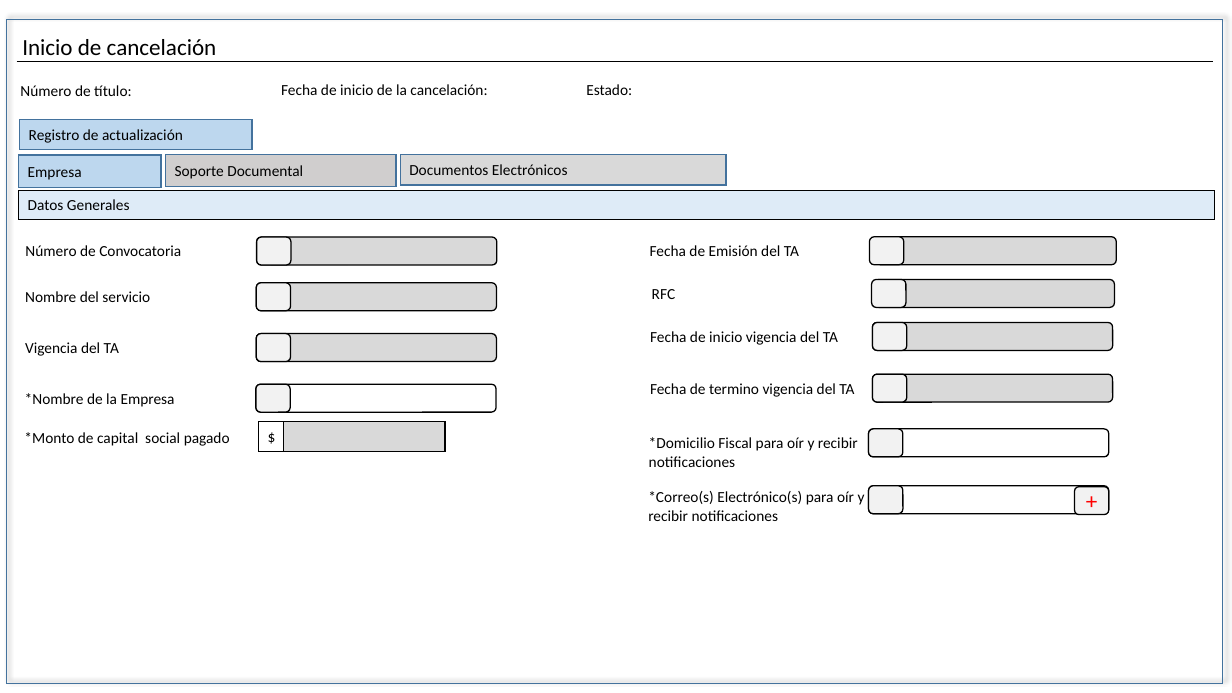
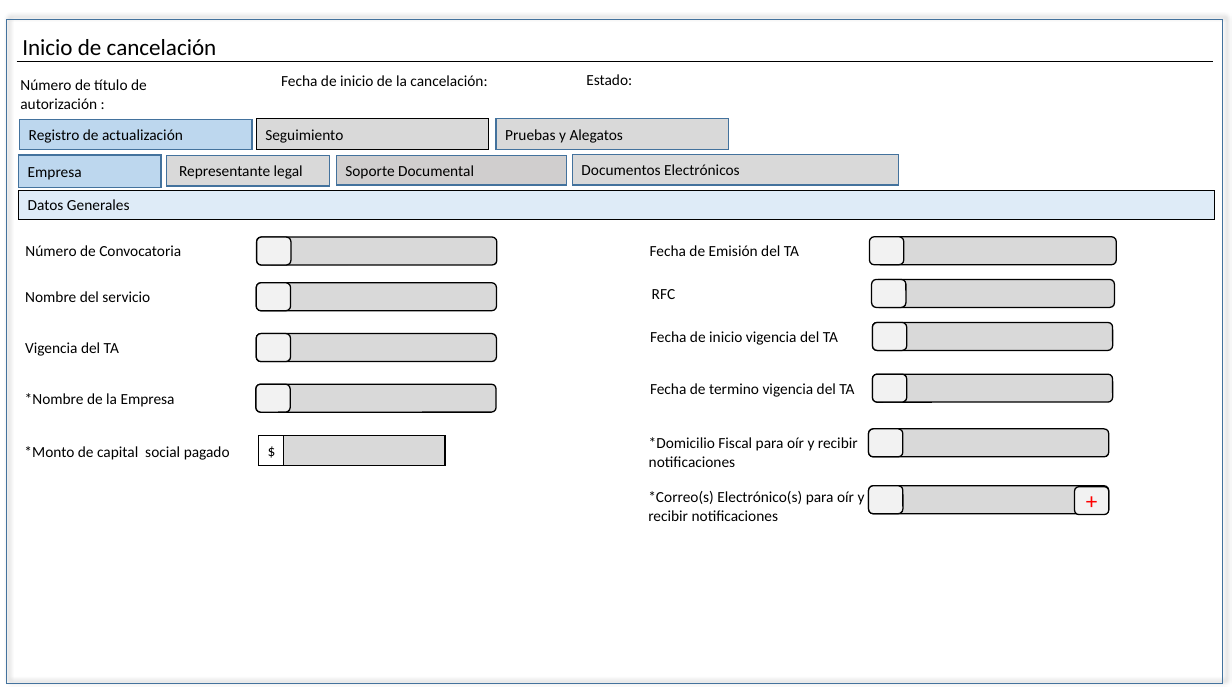
Before and after one commit to EDDIE83/Documentos, a slide deck: slide 9 of TAF 092019/Cancelación.pptx (slide 8 before the commit). Drawn at 1232x693 pixels with LibreOffice and Linux fonts; fonts in the diff are those of the drawing. Boxes give left, top, right and bottom in pixels: in the first picture for what was removed or moved away, otherwise in the second. Text is boxed around its words. In the diff, an @@ line names an element or a change of style, - is before the commit and + after.

```diff
--- a/TAF 092019/Cancelación.pptx
+++ b/TAF 092019/Cancelación.pptx
@@ text at box(20, 79, 147, 109): text changed @@
-Número de título:
+Número de título de autorización :
@@ text "Fecha de inicio de la ...": place and size @@
-text "Fecha de inicio de la ..." at box(281, 84, 487, 95)
+text "Fecha de inicio de la ..." at box(281, 75, 487, 86)
@@ text "Estado:": place and size @@
-text "Estado:" at box(586, 84, 632, 95)
+text "Estado:" at box(586, 74, 632, 85)
@@ rectangle added at box(256, 118, 488, 149), fill #D9D9D9, outline #000000 1 pt, 12 pt, text #000000 @@
+Seguimiento
@@ rectangle added at box(496, 118, 728, 149), fill #D9D9D9, outline #43739E 1 pt, 12 pt, text #000000 @@
+Pruebas y Alegatos
@@ rectangle added at box(166, 155, 330, 186), fill #D9D9D9, outline #43739E 1 pt, 12 pt, text #000000 @@
+Representante legal
@@ rectangle "Soporte Documental": place and size @@
-rectangle "Soporte Documental" at box(165, 154, 396, 186)
+rectangle "Soporte Documental" at box(336, 156, 567, 186)
@@ rectangle "Documentos Electrónicos": place and size @@
-rectangle "Documentos Electrónicos" at box(400, 154, 726, 185)
+rectangle "Documentos Electrónicos" at box(573, 154, 899, 185)
@@ 2 rectangles, 1 text: place and size @@
-2 rectangles, 1 text at box(24, 421, 445, 452)
+2 rectangles, 1 text at box(24, 435, 445, 466)
@@ fill #FFFFFF to #D9D9D9 in 3 elements at box(256, 384, 496, 412), box(869, 429, 1109, 457), box(869, 486, 1109, 514) @@
```
Also in this commit, not shown: 21 other slides changed, 1 slide added, 9 slides removed, 15 other files.
